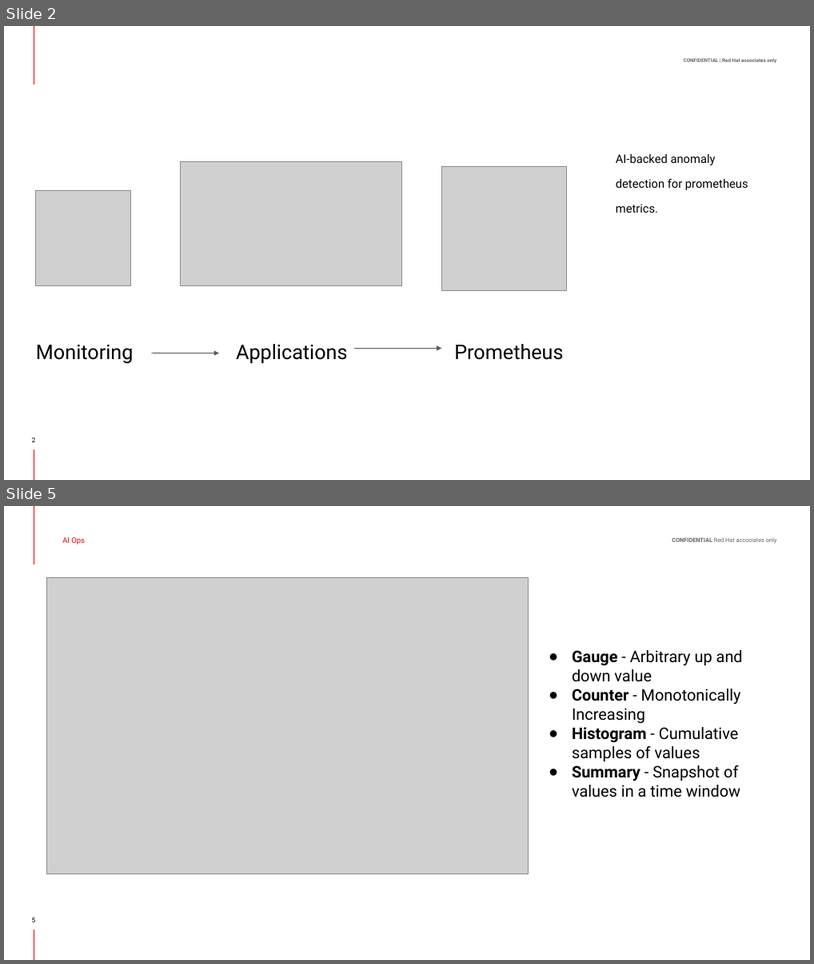
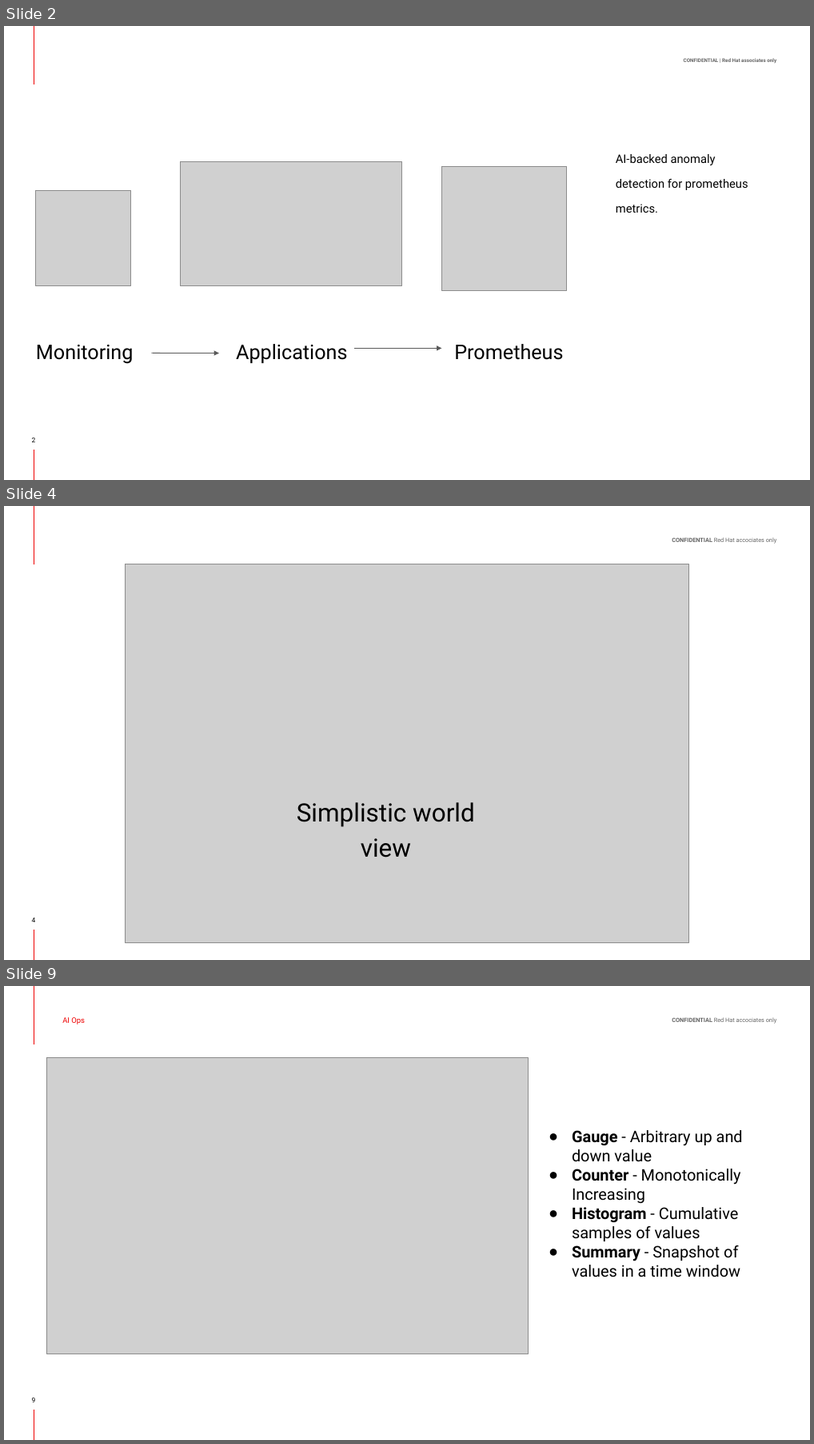
Before and after one commit to hemajv/prometheus-anomaly-detection-workshop, a slide deck: slides/source/I See Metrics_ Anomaly Detection on OpenShift.pptx. Shown one above the other, each under a label of ours: slides 2 and 5 before the commit, slides 2, 4 and 9 after it; the slides between them are not shown. The pictures are 814x964 and 814x1444 pixels, drawn with LibreOffice and Linux fonts; fonts in the diff are those of the drawing; grey boxes stand for pictures; background and template pictures are left out. Boxes give left, top, right and bottom in pixels: in the first picture for what was removed or moved away, otherwise in the second. Text is boxed around its words. In the diff, an @@ line names an element or a change of style, - is before the commit and + after.

```diff
--- a/slides/source/I See Metrics_ Anomaly Detection on OpenShift.pptx
+++ b/slides/source/I See Metrics_ Anomaly Detection on OpenShift.pptx
@@ slide 4 added at <box>4,506,810,960</box>, background #FFFFFF; not listed: 3 template elements that a slide beside it also shows @@
@@ picture added at <box>126,564,690,942</box> @@
@@ text added at <box>297,802,475,857</box>, 30 pt, text #000000 @@
+Simplistic world view
@@ page number added at <box>32,917,36,922</box>, 8 pt, text #000000 @@
+4
@@ what was slide 5 is now slide 9 @@
```
Also in this commit, not shown: 6 slides changed, 6 other slides added, 3 slides removed, 1 other file.
